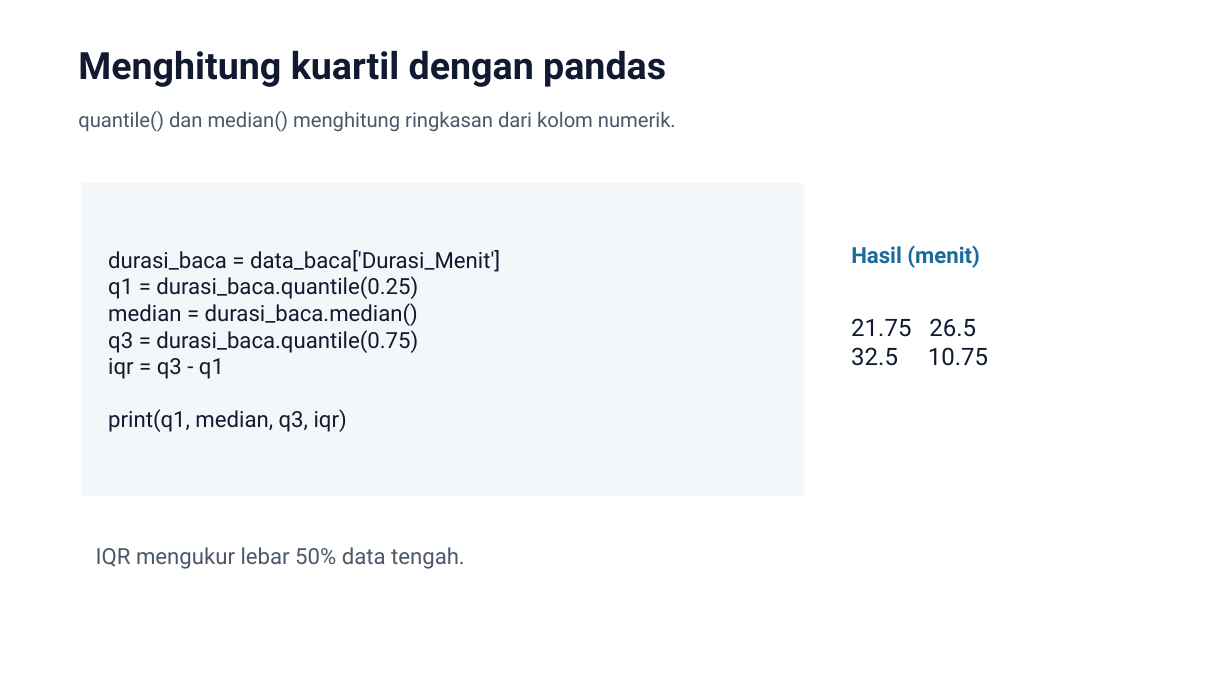
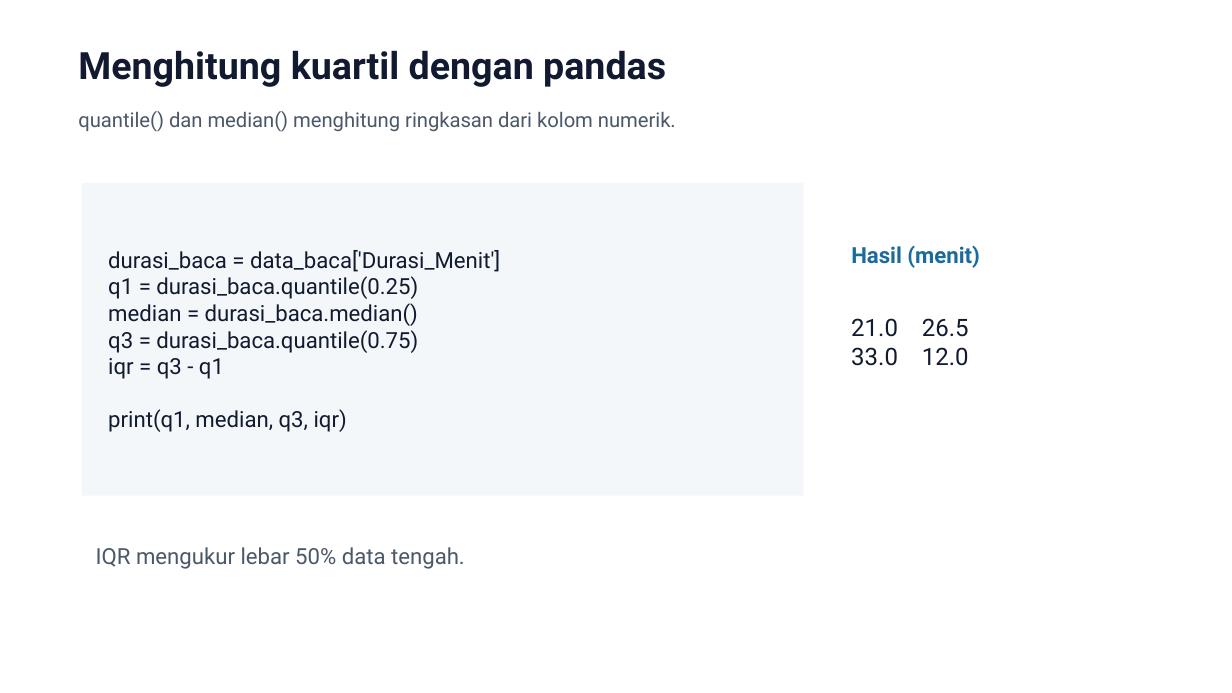
Before and after one commit to daf2a/course, a slide deck: slide 12 of level-03/04-histogram-dan-box-plot/slide/Histogram_dan_Box_Plot_final.pptx. Drawn at 1232x693 pixels with LibreOffice and Linux fonts; fonts in the diff are those of the drawing. Boxes give left, top, right and bottom in pixels: in the first picture for what was removed or moved away, otherwise in the second. Text is boxed around its words. In the diff, an @@ line names an element or a change of style, - is before the commit and + after.

```diff
--- a/level-03/04-histogram-dan-box-plot/slide/Histogram_dan_Box_Plot_final.pptx
+++ b/level-03/04-histogram-dan-box-plot/slide/Histogram_dan_Box_Plot_final.pptx
@@ text at [851, 318, 969, 366]: text changed @@
-21.75 26.5
-32.5 10.75
+21.0 26.5
+33.0 12.0
```
Also in this commit, not shown: 7 other slides changed, 2 slides added, 2 slides removed, 2 other files.
